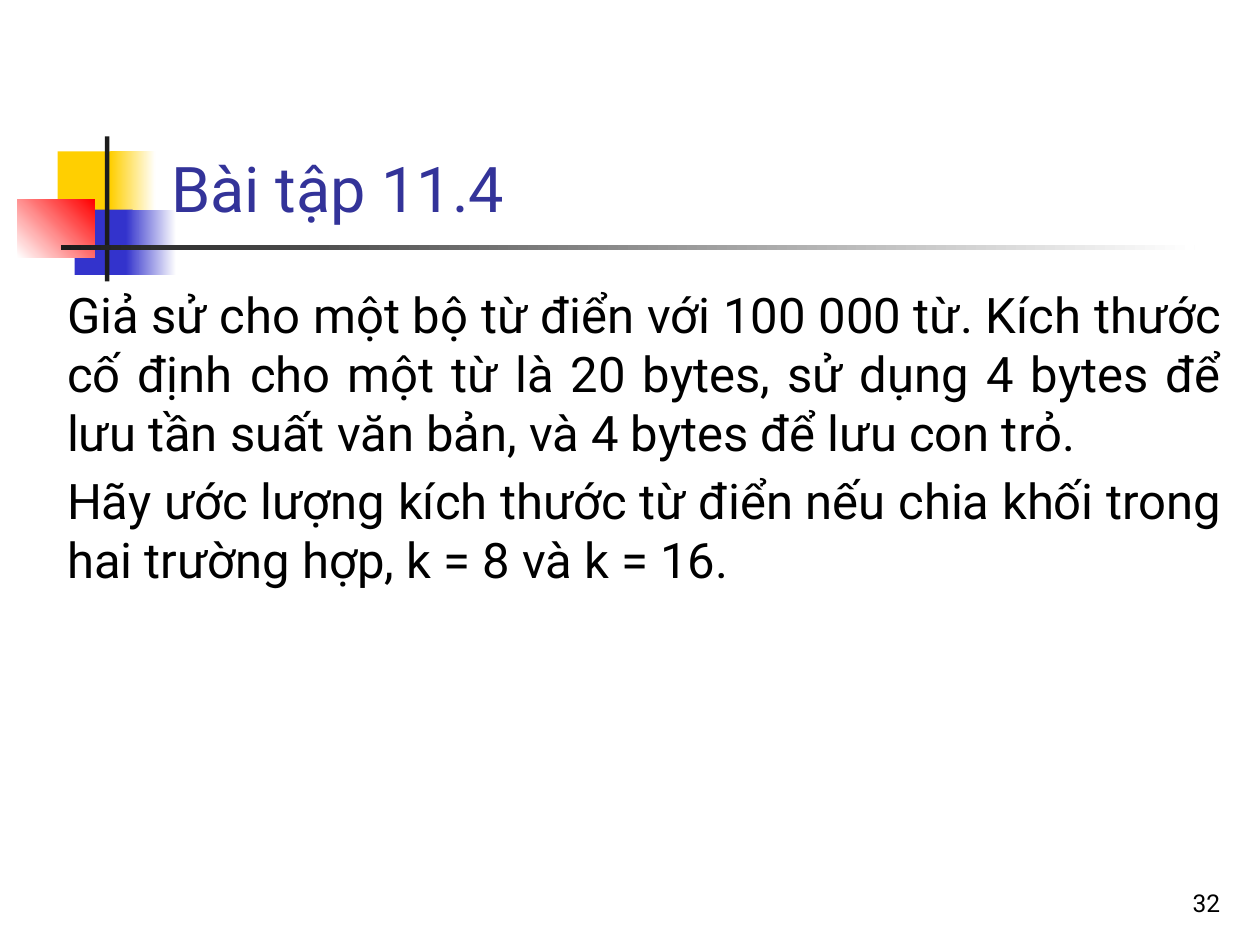
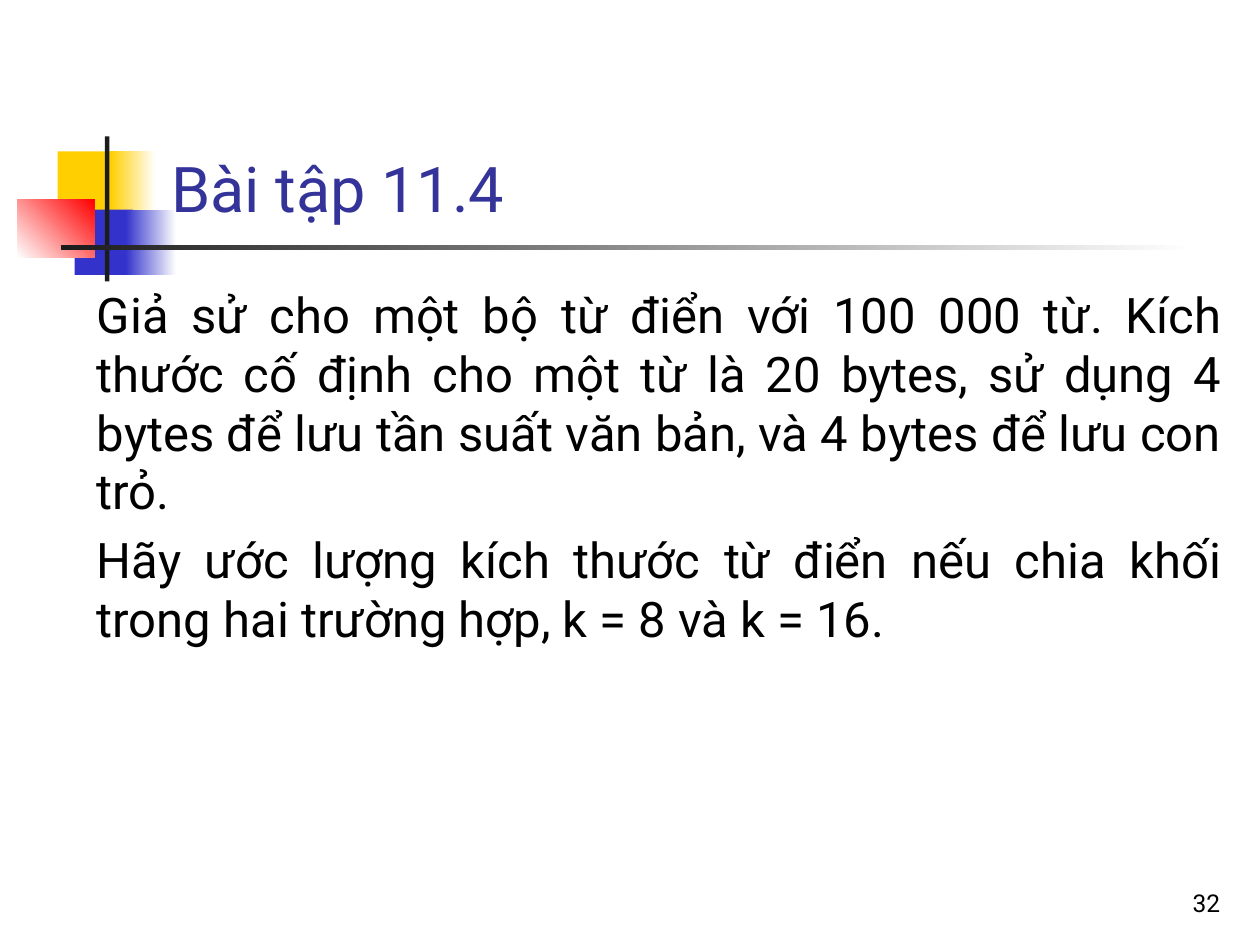
Before and after one commit to bangoc/IT4853, a slide deck: slide 32 of Bai 11 Nén chi muc nguoc.pptx. Drawn at 1260x945 pixels with LibreOffice and Linux fonts; fonts in the diff are those of the drawing. Boxes give left, top, right and bottom in pixels: in the first picture for what was removed or moved away, otherwise in the second. Text is boxed around its words. In the diff, an @@ line names an element or a change of style, - is before the commit and + after.

```diff
--- a/Bai 11 Nén chi muc nguoc.pptx
+++ b/Bai 11 Nén chi muc nguoc.pptx
@@ text "Giả sử cho một bộ ..." rewrapped from (67, 292, 1221, 589) to (97, 292, 1222, 648) @@
```
Also in this commit, not shown: 21 other slides changed.
